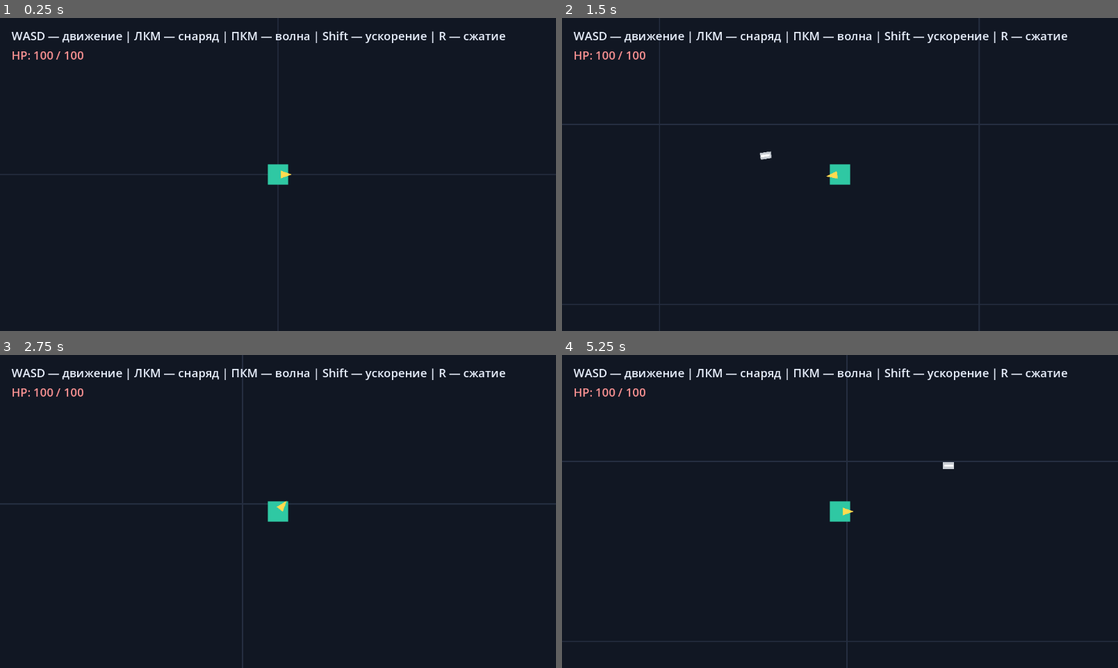
Above: before the commit, frames 1-4 (two rows, left to right).
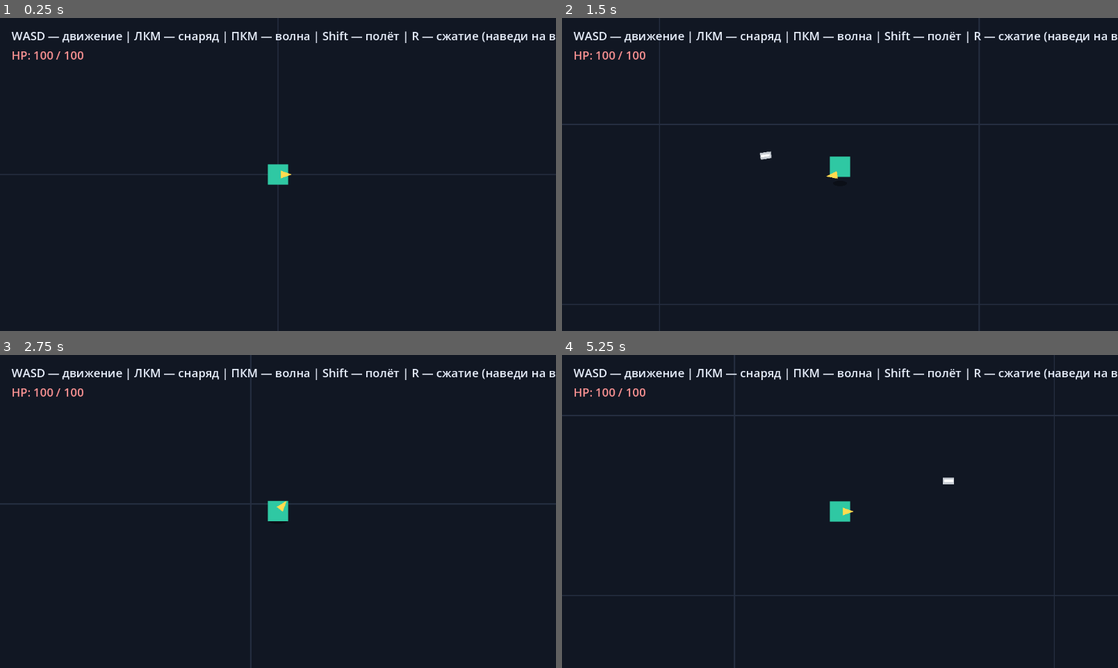
Above: after the commit, the same moments.

Repository: JLichiNus/Nelvar
Game: Godot game, scene res://test_world.tscn
Same seed, same stepped clock (60 frames per second), same inputs: the game is played once before the commit and once after it.
Inputs (mouse positions are in pixels of both pictures, inside the frame that each line leads up to):
- Up to frame 1 (0.25 s): no input
- Up to frame 2 (1.5 s): tap Enter at 0.5 s; move the mouse to (962, 158) at 0.52 s; hold D (move_right) 0.53-1.28 s; tap Shift (speed_boost) at 0.6 s; move the mouse to (728, 190) at 1.27 s; hold S (move_down) from 1.28 s (still down); click (728, 190) at 1.35 s
- Up to frame 3 (2.75 s): tap Shift (speed_boost) at 1.55, 2.3 s; tap Space at 2 s; move the mouse to (333, 442) at 2.02 s; release S (move_down) at 2.03 s; hold D (move_right) from 2.03 s (still down); right-click (333, 442) at 2.1 s
- Up to frame 4 (5.25 s): move the mouse to (812, 574) at 2.77 s; release D (move_right) at 2.78 s; hold W (move_up) 2.78-3.53 s; tap R (special_compression) at 2.85 s; tap Shift (speed_boost) at 3.05, 3.6, 4.35 s; move the mouse to (1006, 558) at 3.52 s; hold A (move_left) 3.53-5.03 s; tap Enter at 4.25 s; move the mouse to (673, 464) at 4.27 s; move the mouse to (867, 511) at 5.02 s; press the mouse at (867, 511) at 5.03 s; hold S (move_down) from 5.03 s (still down)

The runs differ from the first frame. In frame 1, 0.5% of the frame differs, in the area x 65-100%, y 4-8%; in frame 2, 0.7%; in frame 3, 1.0%; in frame 4, 2.5%, in the area x 0-100%, y 0-100%.

Commit message:
attacks fix

Diff:
--- a/attacks/wind_compression/wind_compression.gd
+++ b/attacks/wind_compression/wind_compression.gd
@@ -1,37 +1,178 @@
 extends Node2D
 
+# R-сжатие: наводимая способность. Две дуги-волны сходятся на выбранной цели
+# с двух сторон, бьют, затем держат и сжимают её, нанося периодический урон.
+# Узел каждый кадр ставится в позицию цели, поэтому промаха нет; урон идёт
+# напрямую через take_damage, без коллизий.
 
-@export var wave_scene: PackedScene
-@export var side_offset: float = 180.0
-@export var duration: float = 0.65
-@export var fade_duration: float = 0.20
+enum Phase { IDLE, APPROACH, SQUEEZE, FADE }
+
+@export_category("Motion")
+@export var approach_distance: float = 220.0
+@export var hold_distance: float = 26.0
+@export var approach_duration: float = 0.3
+@export var squeeze_duration: float = 3.0
+@export var fade_duration: float = 0.2
+@export var fade_spread: float = 14.0
+
+@export_category("Damage")
+@export var impact_damage: float = 10.0
+@export var tick_damage: float = 5.0
+@export var tick_interval: float = 0.25
+
+@export_category("Visual")
+@export var wave_scale: float = 2.0
+@export var pulse_distance: float = 6.0
+@export var pulse_scale: float = 0.06
+@export var pulse_frequency: float = 4.0
+@export var approach_start_alpha: float = 0.35
+
+var _target: Node2D
+var _phase := Phase.IDLE
+var _phase_time := 0.0
+var _ticks_done := 0
+var _wave_distance := 0.0
+var _fade_start_distance := 0.0
+var _fade_start_alpha := 1.0
+
+@onready var axis: Node2D = $Axis
+@onready var wave_a: Node2D = $Axis/WaveA
+@onready var wave_b: Node2D = $Axis/WaveB
 
 
-func start_at(effect_point: Vector2, facing_direction: Vector2) -> void:
-	global_position = effect_point
-	if wave_scene == null:
-		push_warning("Не назначена сцена волны для R-сжатия.")
+func _ready() -> void:
+	visible = false
+
+
+func start_compression(target: Node2D, caster_position: Vector2) -> void:
+	if not _is_target_alive(target):
 		queue_free()
 		return
+	_target = target
+	global_position = target.global_position
 
-	var facing := facing_direction.normalized()
-	if facing == Vector2.ZERO:
-		facing = Vector2.RIGHT
-	var perpendicular := facing.orthogonal()
-	for side: float in [-1.0, 1.0]:
-		var wave = wave_scene.instantiate()
-		get_parent().add_child(wave)
-		wave.set("travel_distance", side_offset)
-		wave.set("duration", duration)
-		wave.set("fade_duration", fade_duration)
-		var origin := effect_point + perpendicular * side_offset * side
-		wave.call("launch", origin, -perpendicular * side, false)
+	# Ось волн перпендикулярна линии «игрок → цель»: волны заходят
+	# слева и справа от цели, если смотреть со стороны игрока.
+	var to_target := target.global_position - caster_position
+	if to_target.length_squared() < 0.0001:
+		to_target = Vector2.RIGHT
+	axis.rotation = to_target.orthogonal().angle()
 
-	get_tree().create_timer(duration + 0.05).timeout.connect(queue_free)
+	_set_waves(approach_distance, wave_scale, approach_start_alpha)
+	visible = true
+	_enter_phase(Phase.APPROACH)
 
 
-func start_compression(target: Node2D) -> void:
-	if not is_instance_valid(target):
+func _physics_process(delta: float) -> void:
+	if _phase == Phase.IDLE:
+		return
+	_phase_time += delta
+
+	if _phase != Phase.FADE:
+		if not _is_target_alive(_target):
+			_start_fade()
+		else:
+			global_position = _target.global_position
+
+	match _phase:
+		Phase.APPROACH:
+			_update_approach()
+		Phase.SQUEEZE:
+			_update_squeeze()
+		Phase.FADE:
+			_update_fade()
+
+
+func _update_approach() -> void:
+	var t := clampf(_phase_time / maxf(approach_duration, 0.01), 0.0, 1.0)
+	var eased := t * t
+	_set_waves(
+		lerpf(approach_distance, hold_distance, eased),
+		wave_scale,
+		lerpf(approach_start_alpha, 1.0, t)
+	)
+	if t >= 1.0:
+		_impact()
+
+
+func _impact() -> void:
+	_deal_damage(impact_damage)
+	if not _is_target_alive(_target):
+		_start_fade()
+		return
+	if _target.has_method("apply_hold"):
+		_target.call("apply_hold", squeeze_duration)
+	_ticks_done = 0
+	_enter_phase(Phase.SQUEEZE)
+
+
+func _update_squeeze() -> void:
+	var pulse := sin(_phase_time * TAU * pulse_frequency)
+	_set_waves(
+		hold_distance + pulse_distance * pulse,
+		wave_scale * (1.0 + pulse_scale * pulse),
+		0.85 + 0.15 * pulse
+	)
+
+	if tick_interval > 0.0:
+		var total_ticks := int(round(squeeze_duration / tick_interval))
+		while (
+			_ticks_done < total_ticks
+			and _phase_time >= (_ticks_done + 1) * tick_interval - 0.0001
+		):
+			_ticks_done += 1
+			_deal_damage(tick_damage)
+			if not _is_target_alive(_target):
+				_start_fade()
+				return
+
+	if _phase_time >= squeeze_duration:
+		_start_fade()
+
+
+func _start_fade() -> void:
+	if _phase == Phase.FADE:
+		return
+	_fade_start_distance = _wave_distance
+	_fade_start_alpha = modulate.a
+	_enter_phase(Phase.FADE)
+
+
+func _update_fade() -> void:
+	var t := clampf(_phase_time / maxf(fade_duration, 0.01), 0.0, 1.0)
+	_set_waves(
+		_fade_start_distance + fade_spread * t,
+		wave_scale,
+		lerpf(_fade_start_alpha, 0.0, t)
+	)
+	if t >= 1.0:
+		_phase = Phase.IDLE
 		queue_free()
-		return
-	start_at(target.global_position, Vector2.RIGHT)
+
+
+func _enter_phase(phase: Phase) -> void:
+	_phase = phase
+	_phase_time = 0.0
+
+
+func _set_waves(distance: float, wave_size: float, alpha: float) -> void:
+	_wave_distance = distance
+	wave_a.position = Vector2(-distance, 0.0)
+	wave_b.position = Vector2(distance, 0.0)
+	wave_a.scale = Vector2.ONE * wave_size
+	wave_b.scale = Vector2.ONE * wave_size
+	modulate.a = alpha
+
+
+func _deal_damage(amount: float) -> void:
+	if amount > 0.0 and _is_target_alive(_target) \
+			and _target.has_method("take_damage"):
+		_target.call("take_damage", amount)
+
+
+func _is_target_alive(target) -> bool:
+	return (
+		is_instance_valid(target)
+		and target.is_inside_tree()
+		and target.is_in_group("enemies")
+	)
--- a/attacks/wind_compression/wind_compression.tscn
+++ b/attacks/wind_compression/wind_compression.tscn
@@ -1,8 +1,49 @@
-[gd_scene load_steps=3 format=3]
+[gd_scene load_steps=2 format=3]
 
-[ext_resource type="Script" path="res://attacks/wind_compression/wind_compression.gd" id="1_script"]
-[ext_resource type="PackedScene" path="res://attacks/wind_wave/wind_wave.tscn" id="2_wave"]
+[ext_resource type="Script" uid="uid://3qslsfu3itd6" path="res://attacks/wind_compression/wind_compression.gd" id="1_script"]
 
 [node name="WindCompression" type="Node2D"]
 script = ExtResource("1_script")
-wave_scene = ExtResource("2_wave")
+
+[node name="Axis" type="Node2D" parent="."]
+
+[node name="WaveA" type="Node2D" parent="Axis"]
+
+[node name="Body" type="Line2D" parent="Axis/WaveA"]
+points = PackedVector2Array(-35, -35, -25.94, -33.81, -17.5, -30.31, -10.25, -24.75, -4.69, -17.5, -1.19, -9.06, 0, 0, -1.19, 9.06, -4.69, 17.5, -10.25, 24.75, -17.5, 30.31, -25.94, 33.81, -35, 35)
+width = 7.0
+default_color = Color(0.682353, 0.713726, 0.760784, 0.55)
+begin_cap_mode = 2
+end_cap_mode = 2
+joint_mode = 2
+antialiased = true
+
+[node name="Core" type="Line2D" parent="Axis/WaveA"]
+points = PackedVector2Array(-35, -28, -27.75, -27.05, -21, -24.25, -15.2, -19.8, -10.75, -14, -7.95, -7.25, -7, 0, -7.95, 7.25, -10.75, 14, -15.2, 19.8, -21, 24.25, -27.75, 27.05, -35, 28)
+width = 2.5
+default_color = Color(0.952941, 0.956863, 0.964706, 0.85)
+begin_cap_mode = 2
+end_cap_mode = 2
+joint_mode = 2
+antialiased = true
+
+[node name="WaveB" type="Node2D" parent="Axis"]
+rotation = 3.14159
+
+[node name="Body" type="Line2D" parent="Axis/WaveB"]
+points = PackedVector2Array(-35, -35, -25.94, -33.81, -17.5, -30.31, -10.25, -24.75, -4.69, -17.5, -1.19, -9.06, 0, 0, -1.19, 9.06, -4.69, 17.5, -10.25, 24.75, -17.5, 30.31, -25.94, 33.81, -35, 35)
+width = 7.0
+default_color = Color(0.682353, 0.713726, 0.760784, 0.55)
+begin_cap_mode = 2
+end_cap_mode = 2
+joint_mode = 2
+antialiased = true
+
+[node name="Core" type="Line2D" parent="Axis/WaveB"]
+points = PackedVector2Array(-35, -28, -27.75, -27.05, -21, -24.25, -15.2, -19.8, -10.75, -14, -7.95, -7.25, -7, 0, -7.95, 7.25, -10.75, 14, -15.2, 19.8, -21, 24.25, -27.75, 27.05, -35, 28)
+width = 2.5
+default_color = Color(0.952941, 0.956863, 0.964706, 0.85)
+begin_cap_mode = 2
+end_cap_mode = 2
+joint_mode = 2
+antialiased = true
--- a/enemies/hopper/hopper.gd
+++ b/enemies/hopper/hopper.gd
@@ -38,6 +38,7 @@
 var _jump_time := 0.0
 var _jump_velocity := Vector2.ZERO
 var _knockback_velocity := Vector2.ZERO
+var _hold_time_left := 0.0
 var _visual_tween: Tween
 var _flash_tween: Tween
 
@@ -64,11 +65,14 @@
 	if _state == State.DEAD:
 		return
 
-	match _state:
-		State.IDLE:
-			_update_idle(delta)
-		State.JUMPING:
-			_update_jump(delta)
+	if _hold_time_left > 0.0:
+		_update_hold(delta)
+	else:
+		match _state:
+			State.IDLE:
+				_update_idle(delta)
+			State.JUMPING:
+				_update_jump(delta)
 
 	velocity = _jump_velocity + _knockback_velocity
 	move_and_slide()
@@ -89,9 +93,28 @@
 
 
 func apply_knockback(force: Vector2) -> void:
-	if _state == State.DEAD:
+	if _state == State.DEAD or _hold_time_left > 0.0:
 		return
 	_knockback_velocity += force
+
+
+# Удержание (R-сжатие): враг замирает сплющенным, не прыгает и не отлетает.
+func apply_hold(duration: float) -> void:
+	if _state == State.DEAD or duration <= 0.0:
+		return
+	if _state == State.JUMPING:
+		_land()
+	# Замах прерывается: после удержания он проиграется заново.
+	_is_winding_up = false
+	_jump_velocity = Vector2.ZERO
+	_knockback_velocity = Vector2.ZERO
+	_hold_time_left = maxf(_hold_time_left, duration)
+	_restart_visual_tween().tween_property(
+		visual,
+		"scale",
+		windup_scale,
+		0.08
+	)
 
 
 func play_spawn_animation(duration: float) -> void:
@@ -104,6 +127,20 @@
 		.set_trans(Tween.TRANS_BACK).set_ease(Tween.EASE_OUT)
 	tween.tween_property(shadow, "scale", Vector2.ONE, duration) \
 		.set_trans(Tween.TRANS_QUAD).set_ease(Tween.EASE_OUT)
+
+
+func _update_hold(delta: float) -> void:
+	_jump_velocity = Vector2.ZERO
+	_knockback_velocity = Vector2.ZERO
+	_hold_time_left -= delta
+	if _hold_time_left <= 0.0:
+		_hold_time_left = 0.0
+		_restart_visual_tween().tween_property(
+			visual,
+			"scale",
+			Vector2.ONE,
+			landing_recovery
+		).set_trans(Tween.TRANS_BACK).set_ease(Tween.EASE_OUT)
 
 
 func _enter_idle() -> void:
--- a/player/player.gd
+++ b/player/player.gd
@@ -11,8 +11,11 @@
 @export_category("Movement")
 @export var base_speed: float = 300.0
 @export var speed_boost_multiplier: float = 1.5
-@export var speed_boost_duration: float = 5.0
+@export var speed_boost_duration: float = 2.0
 @export var speed_boost_cooldown: float = 10.0
+@export var flight_height: float = 14.0
+@export var flight_lift_duration: float = 0.12
+@export var flight_shadow_scale: float = 0.7
 
 @export_category("Attacks")
 @export var projectile_scene: PackedScene
@@ -22,7 +25,8 @@
 @export var wave_cooldown: float = 0.80
 @export var compression_cooldown: float = 8.0
 @export var wave_spawn_distance: float = 53.0
-@export var compression_distance: float = 300.0
+@export var compression_max_range: float = 650.0
+@export var compression_target_radius: float = 140.0
 
 @export_category("Health")
 @export var max_health: float = 100.0
@@ -39,12 +43,14 @@
 var health: float
 var _invulnerability_left := 0.0
 var _is_dead := false
+var _flight_tween: Tween
 
 @onready var aim_pivot: Node2D = $AimPivot
 @onready var projectile_spawn: Marker2D = $AimPivot/ProjectileSpawn
 @onready var boost_duration_timer: Timer = $BoostDuration
 @onready var boost_cooldown_timer: Timer = $BoostCooldown
 @onready var body_visual: Polygon2D = $Body
+@onready var shadow: Polygon2D = $Shadow
 @onready var hurtbox: Area2D = $Hurtbox
 
 
@@ -98,11 +104,18 @@
 	)
 	velocity = direction * base_speed * speed_multiplier
 	move_and_slide()
-	_check_enemy_contact()
+	# В полёте игрок проходит над врагами и не получает контактного урона.
+	if not is_airborne():
+		_check_enemy_contact()
+
+
+func is_airborne() -> bool:
+	return _speed_boost_state == SpeedBoostState.ACTIVE
 
 
 func take_damage(amount: float) -> void:
-	if _is_dead or _invulnerability_left > 0.0 or amount <= 0.0:
+	if _is_dead or is_airborne() or _invulnerability_left > 0.0 \
+			or amount <= 0.0:
 		return
 	health = maxf(health - amount, 0.0)
 	health_changed.emit(health, max_health)
@@ -137,6 +150,10 @@
 	velocity = Vector2.ZERO
 	body_visual.modulate.a = 1.0
 	body_visual.color = DEAD_COLOR
+	if _flight_tween != null:
+		_flight_tween.kill()
+	body_visual.position = Vector2.ZERO
+	shadow.visible = false
 	aim_pivot.visible = false
 	hurtbox.set_deferred("monitoring", false)
 	died.emit()
@@ -175,17 +192,42 @@
 		return
 	_speed_boost_state = SpeedBoostState.ACTIVE
 	boost_duration_timer.start(speed_boost_duration)
+	_play_lift_off()
 
 
 func _try_compression() -> void:
 	if _compression_cooldown_left > 0.0:
 		return
+	# Без цели способность не срабатывает и кулдаун не тратится.
+	var target := _find_compression_target()
+	if target == null:
+		return
 	var compression := _instantiate_attack(compression_scene, "R-сжатие")
 	if compression == null:
 		return
 	_compression_cooldown_left = compression_cooldown
-	var effect_point := global_position + aim_direction * compression_distance
-	compression.call("start_at", effect_point, aim_direction)
+	compression.call("start_compression", target, global_position)
+
+
+# Ближайший к курсору враг в пределах compression_target_radius от курсора
+# и compression_max_range от игрока.
+func _find_compression_target() -> Node2D:
+	var cursor := get_global_mouse_position()
+	var max_range_sq := compression_max_range * compression_max_range
+	var best_distance_sq := compression_target_radius * compression_target_radius
+	var best: Node2D = null
+	for node in get_tree().get_nodes_in_group("enemies"):
+		var enemy := node as Node2D
+		if enemy == null:
+			continue
+		var range_sq := global_position.distance_squared_to(enemy.global_position)
+		if range_sq > max_range_sq:
+			continue
+		var distance_sq := cursor.distance_squared_to(enemy.global_position)
+		if distance_sq <= best_distance_sq:
+			best_distance_sq = distance_sq
+			best = enemy
+	return best
 
 
 func _instantiate_attack(scene: PackedScene, attack_name: String) -> Node:
@@ -202,9 +244,48 @@
 	return attack
 
 
+func _play_lift_off() -> void:
+	shadow.scale = Vector2.ONE
+	shadow.visible = true
+	var tween := _restart_flight_tween().set_parallel(true)
+	tween.tween_property(
+		body_visual,
+		"position:y",
+		-flight_height,
+		flight_lift_duration
+	).set_trans(Tween.TRANS_QUAD).set_ease(Tween.EASE_OUT)
+	tween.tween_property(
+		shadow,
+		"scale",
+		Vector2.ONE * flight_shadow_scale,
+		flight_lift_duration
+	)
+
+
+func _play_landing() -> void:
+	var tween := _restart_flight_tween().set_parallel(true)
+	tween.tween_property(
+		body_visual,
+		"position:y",
+		0.0,
+		flight_lift_duration
+	).set_trans(Tween.TRANS_QUAD).set_ease(Tween.EASE_IN)
+	tween.tween_property(shadow, "scale", Vector2.ONE, flight_lift_duration)
+	tween.chain().tween_callback(shadow.hide)
+
+
+func _restart_flight_tween() -> Tween:
+	if _flight_tween != null:
+		_flight_tween.kill()
+	_flight_tween = create_tween()
+	return _flight_tween
+
+
 func _on_boost_duration_timeout() -> void:
 	_speed_boost_state = SpeedBoostState.COOLDOWN
 	boost_cooldown_timer.start(speed_boost_cooldown)
+	if not _is_dead:
+		_play_landing()
 
 
 func _on_boost_cooldown_timeout() -> void:
--- a/player/player.tscn
+++ b/player/player.tscn
@@ -18,6 +18,12 @@
 projectile_scene = ExtResource("2_projectile")
 wave_scene = ExtResource("3_wave")
 compression_scene = ExtResource("4_compression")
+
+[node name="Shadow" type="Polygon2D" parent="."]
+visible = false
+position = Vector2(0, 16)
+color = Color(0, 0, 0, 0.35)
+polygon = PackedVector2Array(18, 0, 16.63, 2.68, 12.73, 4.95, 6.89, 6.47, 0, 7, -6.89, 6.47, -12.73, 4.95, -16.63, 2.68, -18, 0, -16.63, -2.68, -12.73, -4.95, -6.89, -6.47, -0, -7, 6.89, -6.47, 12.73, -4.95, 16.63, -2.68)
 
 [node name="Body" type="Polygon2D" parent="."]
 polygon = PackedVector2Array(-18, -18, 18, -18, 18, 18, -18, 18)
--- a/test_world.tscn
+++ b/test_world.tscn
@@ -114,7 +114,7 @@
 offset_bottom = 56.0
 theme_override_colors/font_color = Color(0.921569, 0.94902, 1, 1)
 theme_override_font_sizes/font_size = 24
-text = "WASD — движение | ЛКМ — снаряд | ПКМ — волна | Shift — ускорение | R — сжатие"
+text = "WASD — движение | ЛКМ — снаряд | ПКМ — волна | Shift — полёт | R — сжатие (наведи на врага)"
 
 [node name="HealthLabel" type="Label" parent="Interface" node_paths=PackedStringArray("player")]
 offset_left = 24.0
Not shown, added: .plans/attacks-fix-plan.md
